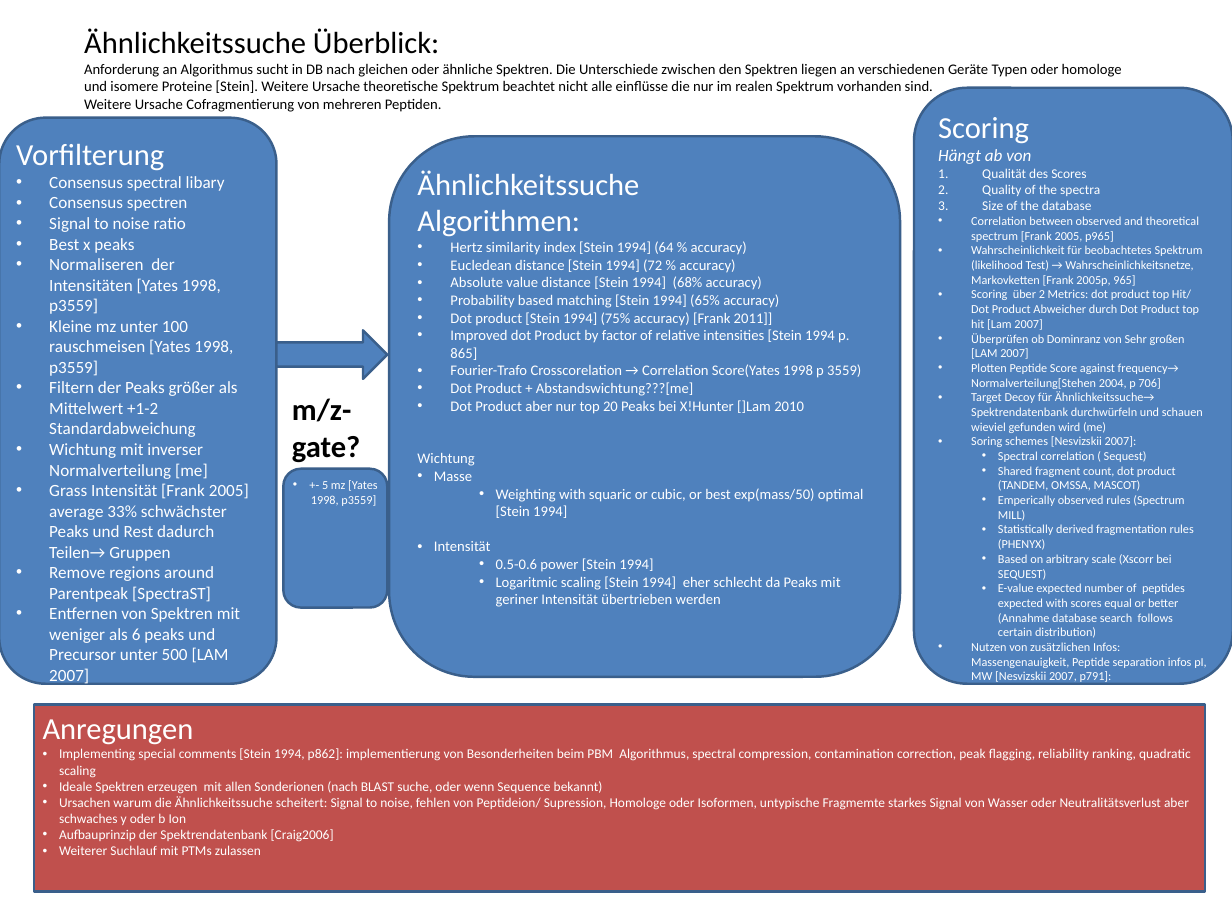
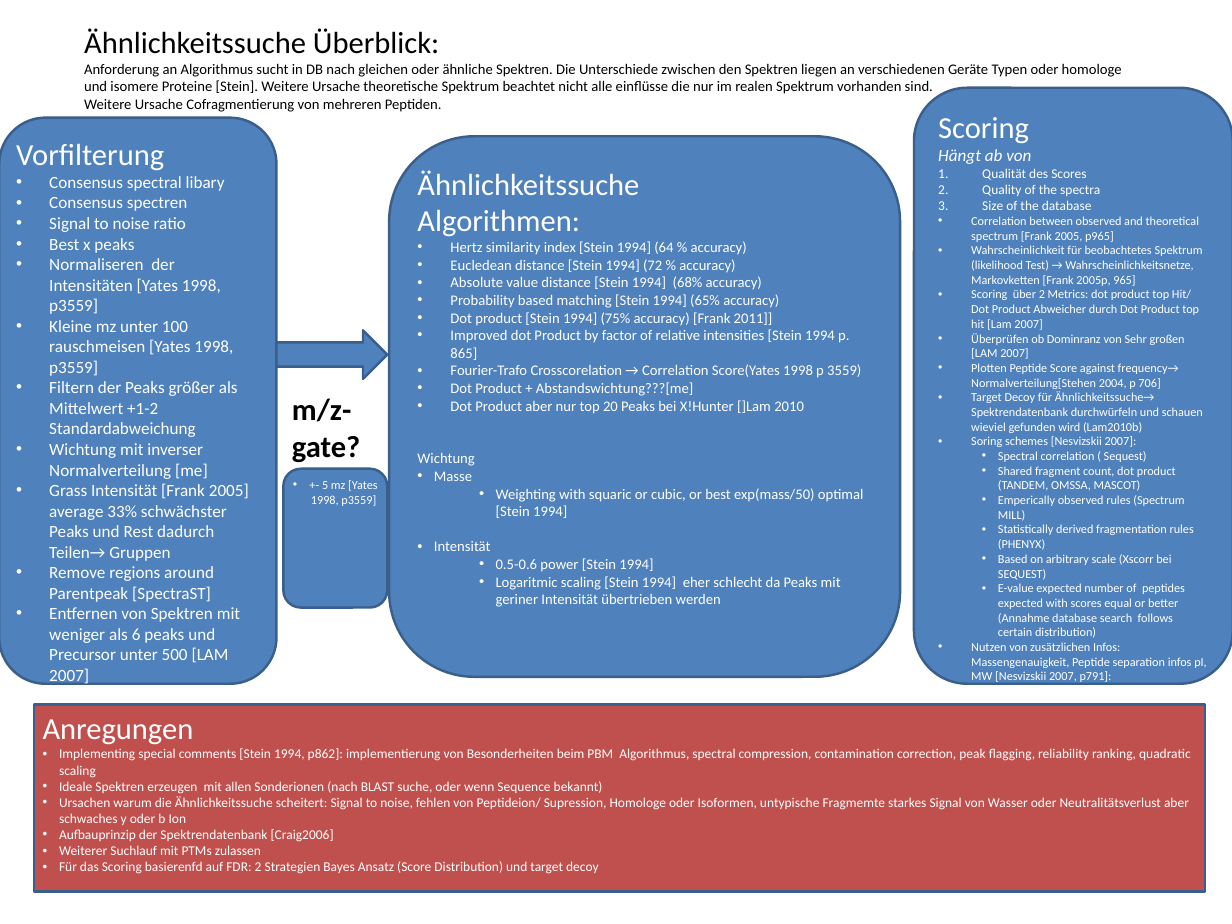
Before and after one commit to compomics/meta-proteome-analyzer, a slide deck: slide 1 of docu/Konzepte/UebersichtSpektrensuche.pptx. Drawn at 1232x924 pixels with LibreOffice and Linux fonts; fonts in the diff are those of the drawing. Boxes give left, top, right and bottom in pixels: in the first picture for what was removed or moved away, otherwise in the second. Text is boxed around its words. In the diff, an @@ line names an element or a change of style, - is before the commit and + after.

```diff
--- a/docu/Konzepte/UebersichtSpektrensuche.pptx
+++ b/docu/Konzepte/UebersichtSpektrensuche.pptx
@@ text in rounded rectangle at [971, 391, 1203, 433]: text changed @@
-• Target Decoy für Ähnlichkeitssuche→ Spektrendatenbank durchwürfeln und schauen wieviel gefunden wird (me)
+• Target Decoy für Ähnlichkeitssuche→ Spektrendatenbank durchwürfeln und schauen wieviel gefunden wird (Lam2010b)
@@ text in rectangle at [59, 861, 598, 874]: paragraph added @@
+• Für das Scoring basierenfd auf FDR: 2 Strategien Bayes Ansatz (Score Distribution) und target decoy
```
